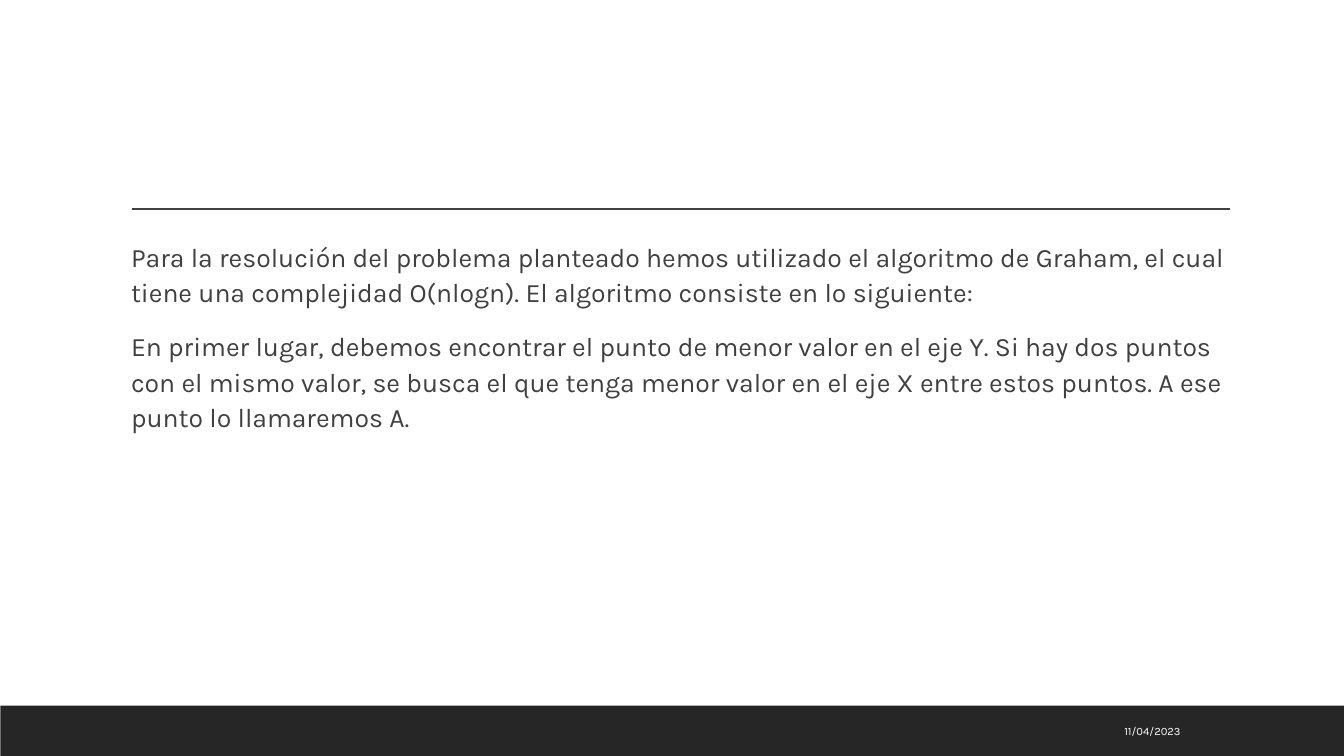
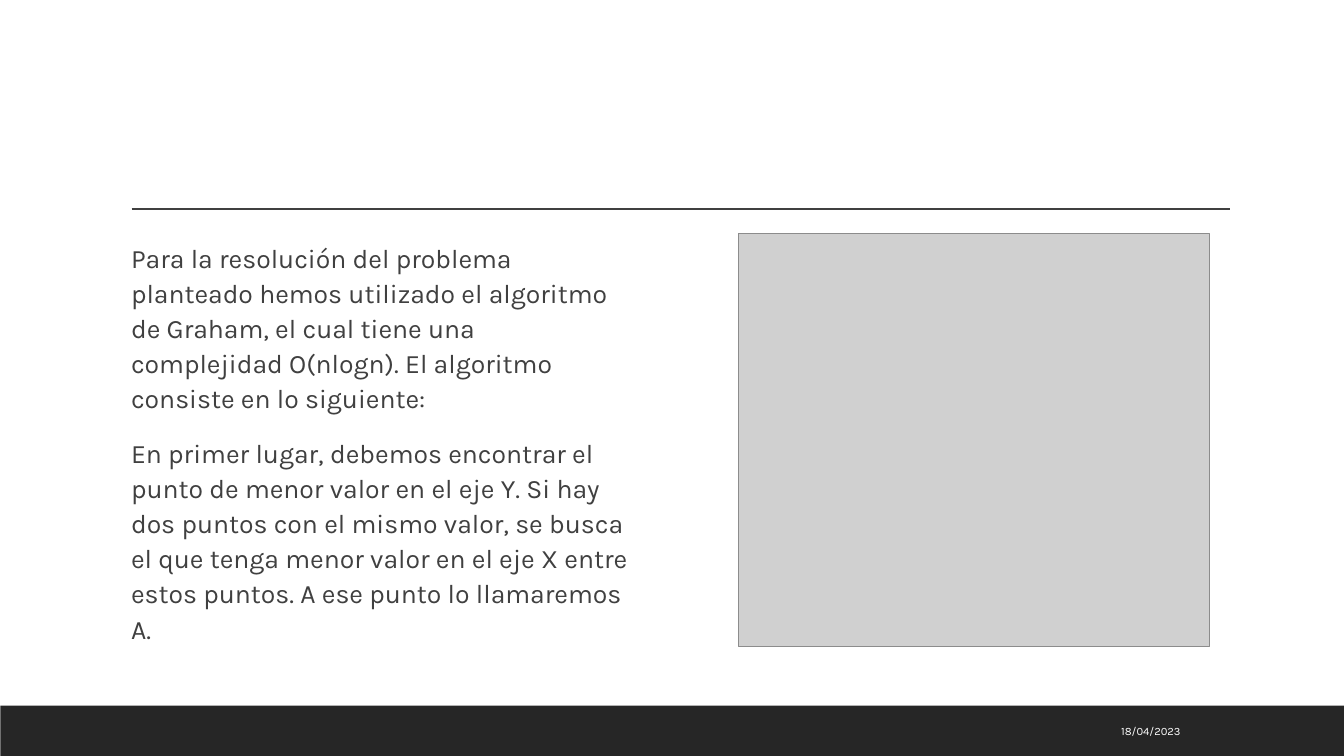
Before and after one commit to MarioLndz/Practica2DyV, a slide deck: slide 9 of PresentaciónPráctica2.pptx. Drawn at 1344x756 pixels with LibreOffice and Linux fonts; fonts in the diff are those of the drawing; grey boxes stand for pictures. Boxes give left, top, right and bottom in pixels: in the first picture for what was removed or moved away, otherwise in the second. Text is boxed around its words. In the diff, an @@ line names an element or a change of style, - is before the commit and + after.

```diff
--- a/PresentaciónPráctica2.pptx
+++ b/PresentaciónPráctica2.pptx
@@ text "Para la resolución del problema ..." rewrapped from [131, 247, 1224, 434] to [131, 248, 627, 639] @@
@@ picture added at [739, 234, 1210, 647] @@
@@ text at [1121, 727, 1180, 736]: text changed @@
-11/04/2023
+18/04/2023
```
Also in this commit, not shown: 35 other slides changed, 2 slides added, 11 slides removed.
